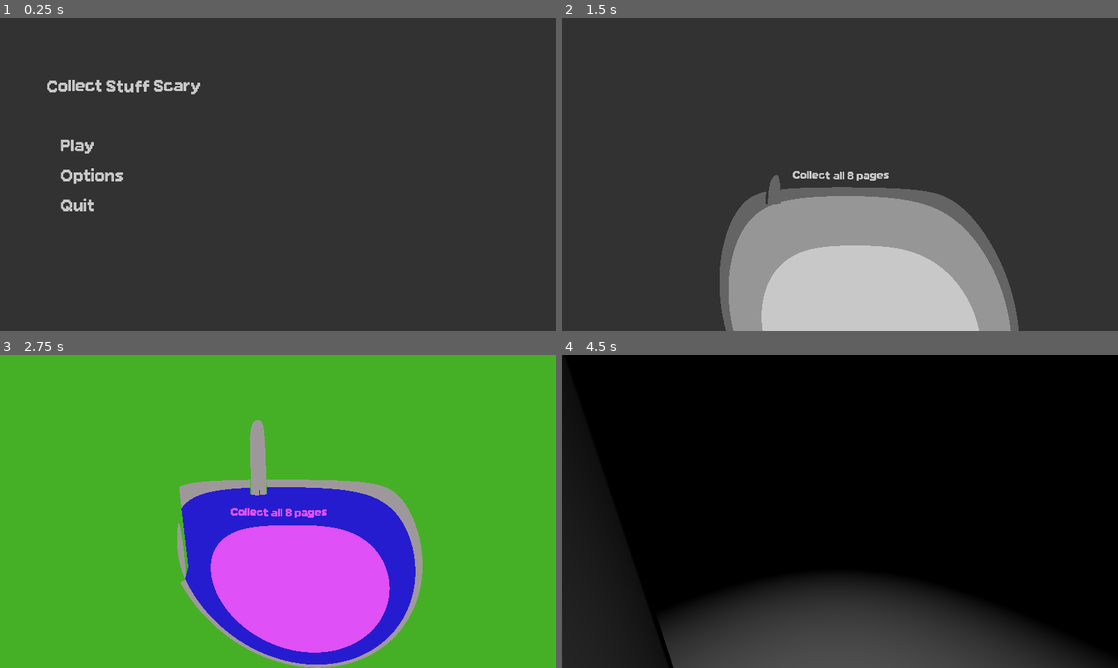
Above: before the commit, frames 1-4 (two rows, left to right).
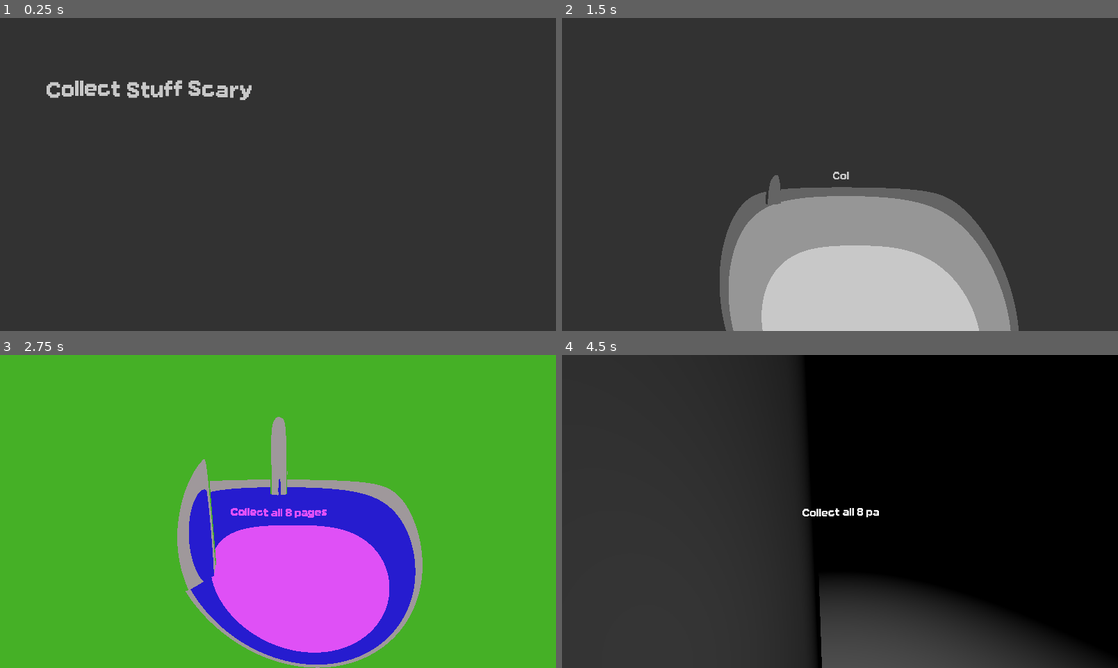
Above: after the commit, the same moments.

Repository: realtrashdev/godot-slender
Game: Godot game, scene res://scenes/main_menu.tscn
Same seed, same stepped clock (60 frames per second), same inputs: the game is played once before the commit and once after it.
Inputs (mouse positions are in pixels of both pictures, inside the frame that each line leads up to):
- Up to frame 1 (0.25 s): no input
- Up to frame 2 (1.5 s): click "Options" at 0.5 s; click "Play" at 1.25 s
- Up to frame 3 (2.75 s): move the mouse to (305, 511) at 2.02 s; hold W (move_forward) from 2.03 s (still down); tap ` (delete me) at 2.1 s; click (305, 511) at 2.17 s; tap Space (jump) at 2.27 s
- Up to frame 4 (4.5 s): keep holding W (move_forward); move the mouse to (812, 511) at 2.77 s; tap = (shader_toggle) at 2.85 s; click (812, 511) at 2.92 s; tap Space (jump) at 3.02 s; move the mouse to (851, 505) at 3.52 s; hold Shift (sprint) 3.53-4.28 s; click (851, 505) at 3.67 s; move the mouse to (834, 517) at 4.27 s; tap F (toggle_light) at 4.35 s; click (834, 517) at 4.42 s

The runs differ from the first frame. In frame 1, 1.5% of the frame differs, in the area x 8-46%, y 19-62%; in frame 2, 0.3%; in frame 3, 2.1%; in frame 4, 36%, in the area x 0-57%, y 0-100%.

Commit message:
more main menu

Diff:
--- a/advsem-slender/scenes/main_menu_canvas.tscn
+++ b/advsem-slender/scenes/main_menu_canvas.tscn
@@ -1,48 +1,50 @@
-[gd_scene load_steps=5 format=3 uid="uid://bf05ntktimsst"]
+[gd_scene load_steps=4 format=3 uid="uid://bf05ntktimsst"]
 
 [ext_resource type="Script" uid="uid://qocwrt8r6cqj" path="res://scripts/main_menu_manager.gd" id="1_jjl53"]
 [ext_resource type="Theme" uid="uid://bommyqwo15hbx" path="res://theme1.tres" id="1_l6cm7"]
-[ext_resource type="PackedScene" uid="uid://b2fcrx7ohgn2i" path="res://scenes/playground_level.tscn" id="2_ang6c"]
 [ext_resource type="PackedScene" uid="uid://6lvn3tolsp7r" path="res://scenes/menu_button.tscn" id="4_dkf5t"]
 
 [node name="MainMenuCanvas" type="CanvasLayer"]
 script = ExtResource("1_jjl53")
-game_scene = ExtResource("2_ang6c")
 
 [node name="RichTextLabel" type="RichTextLabel" parent="."]
 offset_left = 150.0
 offset_top = 200.0
-offset_right = 697.0
-offset_bottom = 262.0
+offset_right = 869.0
+offset_bottom = 282.0
 theme = ExtResource("1_l6cm7")
-theme_override_font_sizes/normal_font_size = 48
+theme_override_font_sizes/normal_font_size = 64
 bbcode_enabled = true
-text = "[tornado radius=2 freq=3 connected=0]Collect Stuff Scary"
+text = "[tornado radius=2 freq=3 connected=0][wave]Collect Stuff Scary"
 fit_content = true
 horizontal_alignment = 1
 
 [node name="VBoxContainer" type="VBoxContainer" parent="."]
-anchors_preset = 4
-anchor_top = 0.5
-anchor_bottom = 0.5
+anchors_preset = -1
+anchor_top = 0.357
+anchor_bottom = 0.643
 offset_left = 200.0
-offset_top = -154.0
-offset_right = 335.295
-offset_bottom = 154.0
+offset_top = 0.439972
+offset_right = 520.0
+offset_bottom = -0.440002
 grow_vertical = 2
 size_flags_horizontal = 4
 size_flags_vertical = 4
 
 [node name="PlayButton" parent="VBoxContainer" instance=ExtResource("4_dkf5t")]
 layout_mode = 2
+default_button_text = "Play"
+focused_text_addition = "[wave freq=5 amp=20]"
 
 [node name="OptionsButton" parent="VBoxContainer" instance=ExtResource("4_dkf5t")]
 layout_mode = 2
-text = "Options
-"
+default_button_text = "Options"
+focused_text_addition = ""
 
 [node name="QuitButton" parent="VBoxContainer" instance=ExtResource("4_dkf5t")]
 layout_mode = 2
-text = "Quit"
+default_button_text = "Quit"
+focused_text_addition = "[shake]"
 
 [connection signal="pressed" from="VBoxContainer/PlayButton" to="." method="start_game"]
+[connection signal="pressed" from="VBoxContainer/QuitButton" to="." method="quit_game"]
--- a/advsem-slender/scenes/menu_button.tscn
+++ b/advsem-slender/scenes/menu_button.tscn
@@ -7,13 +7,34 @@
 
 [node name="PlayButton" type="Button"]
 custom_minimum_size = Vector2(0, 100)
+offset_right = 300.0
+offset_bottom = 100.0
+size_flags_horizontal = 3
+size_flags_vertical = 3
 theme = ExtResource("1_sd4kj")
 theme_override_font_sizes/font_size = 48
 theme_override_styles/focus = SubResource("StyleBoxEmpty_wld85")
-text = "Play"
 flat = true
 alignment = 0
 script = ExtResource("2_fpmxc")
 
+[node name="RichTextLabel" type="RichTextLabel" parent="."]
+layout_mode = 1
+anchors_preset = 15
+anchor_right = 1.0
+anchor_bottom = 1.0
+grow_horizontal = 2
+grow_vertical = 2
+mouse_filter = 2
+theme = ExtResource("1_sd4kj")
+bbcode_enabled = true
+text = "Button"
+fit_content = true
+scroll_active = false
+shortcut_keys_enabled = false
+vertical_alignment = 1
+
+[connection signal="button_down" from="." to="." method="_on_button_down"]
+[connection signal="button_up" from="." to="." method="_on_button_up"]
 [connection signal="mouse_entered" from="." to="." method="_on_mouse_entered"]
 [connection signal="mouse_exited" from="." to="." method="_on_mouse_exited"]
--- a/advsem-slender/scenes/playground_level.tscn
+++ b/advsem-slender/scenes/playground_level.tscn
@@ -64,6 +64,8 @@
 shortcut_keys_enabled = false
 horizontal_alignment = 1
 vertical_alignment = 1
+visible_characters = 0
+visible_ratio = 0.0
 
 [node name="JumpscareCanvas" parent="." instance=ExtResource("14_oldvi")]
 layer = 9
--- a/advsem-slender/scripts/in_game_ui_manager.gd
+++ b/advsem-slender/scripts/in_game_ui_manager.gd
@@ -5,9 +5,11 @@
 @onready var pages_text: RichTextLabel = $PagesText
 
 func _ready() -> void:
+	Signals.page_collected.connect(display_pages)
+
+	change_visible_characters(pages_text.get_total_character_count(), 1)
 	await get_tree().create_timer(3).timeout
-	Signals.page_collected.connect(display_pages)
-	pages_text.text = ""
+	change_visible_characters(0, 1)
 
 func display_pages():
 	pages += 1
@@ -15,8 +17,9 @@
 	var shake_rate: String = str(get_shake_rate(pages))
 
 	pages_text.text = "[shake rate=" + shake_rate + "]Pages " + page_number + "/8"
-	await get_tree().create_timer(3).timeout
-	pages_text.text = ""
+	change_visible_characters(pages_text.get_total_character_count(), 0.5)
+	await get_tree().create_timer(2.5).timeout
+	change_visible_characters(0, 0.5)
 
 func get_shake_rate(page_amount: int) -> int:
 	var rate = page_amount - 3
@@ -24,3 +27,7 @@
 		return 0
 	else:
 		return rate * 2
+
+func change_visible_characters(visible_chars: int, time: float):
+	var tween = create_tween()
+	tween.tween_property(pages_text, "visible_characters", visible_chars, time)
--- a/advsem-slender/scripts/main_menu_manager.gd
+++ b/advsem-slender/scripts/main_menu_manager.gd
@@ -1,12 +1,10 @@
 extends CanvasLayer
-
-@export var game_scene: PackedScene
 
 func _ready() -> void:
 	Input.mouse_mode = Input.MOUSE_MODE_VISIBLE
 
 func start_game():
-	get_tree().change_scene_to_packed(game_scene)
+	get_tree().change_scene_to_file("res://scenes/playground_level.tscn")
 
 func quit_game():
 	get_tree().quit()
--- a/advsem-slender/scripts/menu_button.gd
+++ b/advsem-slender/scripts/menu_button.gd
@@ -3,26 +3,60 @@
 var default_size: Vector2
 var default_font_size: float
 
+@export var default_button_text: String
 @export var focused_size: Vector2 = Vector2(0, 130)
-@export var focused_font_size: float
+@export var focused_font_size: float = 64
+@export var focused_text_addition: String = "[wave]"
 @export var focus_speed: float = 8
 
+var interp_font_size: float
 var focused: bool = false
 
+@onready var text_label: RichTextLabel = $RichTextLabel
+
 func _ready() -> void:
-	default_size = custom_minimum_size
+	setup()
+	await get_tree().create_timer(2).timeout
+	display_text()
 
 func _process(delta: float) -> void:
+	lerp_size(delta)
+
+func _on_mouse_entered() -> void:
+	focused = true
+	text_label.text = focused_text_addition + default_button_text
+
+func _on_mouse_exited() -> void:
+	focused = false
+	text_label.text = default_button_text
+	text_label.add_theme_color_override("default_color", Color.WHITE)
+
+func _on_button_down() -> void:
+	text_label.add_theme_color_override("default_color", Color.WEB_GRAY)
+
+func _on_button_up() -> void:
+	text_label.add_theme_color_override("default_color", Color.WHITE)
+
+func lerp_size(delta: float) -> void:
 	match focused:
 		true:
 			custom_minimum_size = lerp(custom_minimum_size, focused_size, focus_speed * delta)
+			interp_font_size = lerp(interp_font_size, focused_font_size, focus_speed * delta)
 		false:
 			custom_minimum_size = lerp(custom_minimum_size, default_size, focus_speed * delta)
+			interp_font_size = lerp(interp_font_size, default_font_size, focus_speed * delta)
 		_:
 			print("how")
 
-func _on_mouse_entered() -> void:
-	focused = true
+	text_label.add_theme_font_size_override("normal_font_size", int(interp_font_size))
 
-func _on_mouse_exited() -> void:
-	focused = false
+func display_text():
+	var tween = create_tween()
+	tween.parallel().tween_property(text_label, "visible_characters", text_label.get_total_character_count(), 0.05 * text_label.get_total_character_count())
+
+func setup():
+	default_size = custom_minimum_size
+	default_font_size = float(text_label.get_theme_default_font_size())
+	text_label.text = default_button_text
+	text_label.visible_characters = 0
+	interp_font_size = default_font_size
--- a/advsem-slender/theme1.tres
+++ b/advsem-slender/theme1.tres
@@ -6,10 +6,11 @@
 
 [resource]
 default_font = ExtResource("1_rgm6y")
-default_font_size = 12
+default_font_size = 48
 Button/colors/font_color = Color(1, 1, 1, 1)
 Button/colors/font_hover_color = Color(0.768728, 0.76873, 0.76873, 1)
 Button/colors/font_hover_pressed_color = Color(0.246588, 0.246588, 0.246588, 1)
 Button/colors/font_outline_color = Color(0, 0, 0, 0)
 Button/colors/font_pressed_color = Color(0, 0, 0, 1)
+Button/font_sizes/font_size = 48
 Button/styles/focus = SubResource("StyleBoxEmpty_rgm6y")
